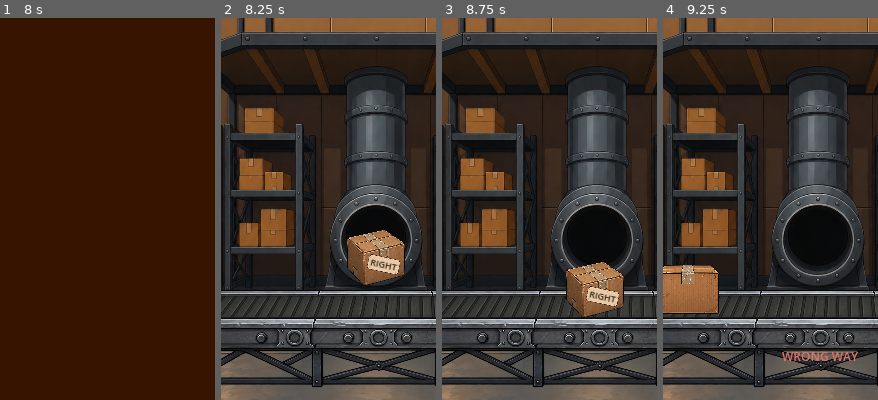
Above: before the commit, frames 1-4 (left to right).
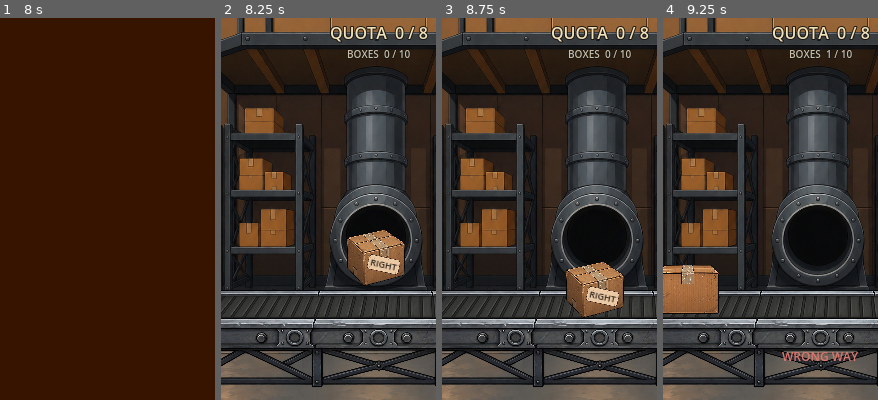
Above: after the commit, the same moments.

Repository: patrickcallahancomedy/comedian
Game: Godot game, scene res://scenes/story/opening_story.tscn
The game is run twice, just before and just after one commit, with the same random seed, the same clock (stepped at 60 frames per second) and the same inputs.
Inputs (mouse positions are % of the whole screen's width and height, from its top left):
- Up to frame 1 (8 s): click "CONTINUE" at 0.5 s; click "CONTINUE" at 1.25 s; click "CONTINUE" at 2 s; tap Enter at 2.75, 6.5 s; move the mouse to (72, 45) at 2.77 s; click (72, 45) at 2.92 s; tap Space at 3.5, 7.25 s; move the mouse to (30, 55) at 3.52 s; click (30, 55) at 3.67 s; click "CONTINUE" at 4.25 s; click "CONTINUE" at 5 s; click "CONTINUE" at 5.75 s; move the mouse to (60, 28) at 6.52 s; click (60, 28) at 6.67 s; move the mouse to (45, 70) at 7.27 s; click (45, 70) at 7.42 s
- Up to frame 2 (8.25 s): click "CLOCK IN" at 8 s
- Up to frame 3 (8.75 s): no input
- Up to frame 4 (9.25 s): click (22, 84) at 8.75 s
The pictures show only the part of the screen within x 13-63%, y 25-75%; the shares and areas given below are measured in that part.

Frame 1 is identical in both runs. In frame 2, 1.3% of the frame differs, in the area x 50-97%, y 2-11%; in frame 3, 1.3%; in frame 4, 1.2%.

Commit message:
Start quota from first box

Diff:
--- a/godot/scripts/boxes/boxes_module.gd
+++ b/godot/scripts/boxes/boxes_module.gd
@@ -48,8 +48,8 @@
 var auto_route_enabled := false
 var box_cycle_id := 0
 
-# The tutorial boxes teach the controls without pressure. After the first
-# notebook interaction, a separate live shift begins with a visible goal.
+# The quota exists from the first box. The opening boxes still teach the
+# controls safely, but they count toward the same 10-box shift the player sees.
 var shift_active := false
 var shift_finished := false
 var shift_boxes_processed := 0
@@ -71,7 +71,7 @@
 const ROUTE_DURATION := 1.0
 const BELT_SHIFT_RATIO := 0.06
 const PRACTICE_BOXES_BEFORE_THOUGHT := 3
-const SECOND_THOUGHT_AFTER_SHIFT_BOXES := 2
+const SECOND_THOUGHT_AT_SHIFT_BOX := 5
 const AUTO_ROUTE_DELAY := 2.0
 const SHIFT_QUOTA := 8
 const SHIFT_BOX_LIMIT := 10
@@ -93,8 +93,6 @@
 	_assign_destination()
 
 	route_feedback.hide()
-	quota_hud.hide()
-	shift_count_hud.hide()
 	shift_result_label.hide()
 	thought_bubble.hide()
 	notebook_overlay.hide()
@@ -114,6 +112,11 @@
 	left_hitbox.disabled = true
 	right_hitbox.disabled = true
 	notebook_hitbox.disabled = true
+
+	# The player sees the goal immediately, and the first three tutorial boxes
+	# already count toward it. Only the automatic routing pressure waits until
+	# after the notebook tutorial.
+	_start_scored_shift()
 
 	var tween = create_tween()
 	tween.tween_property(box_current, "position", box_ready_position, 0.5)
@@ -146,9 +149,9 @@
 		right_hitbox.disabled = false
 		notebook_hitbox.disabled = false
 
-	# After a couple live-shift boxes, introduce a thought while a real box is
-	# waiting. The quota and deadline continue underneath the distraction.
-	if shift_active and shift_boxes_processed >= SECOND_THOUGHT_AFTER_SHIFT_BOXES and not second_thought_shown:
+	# The second thought arrives after two pressured boxes have followed the
+	# three safe opening boxes. It cannot appear during the tutorial anymore.
+	if auto_route_enabled and shift_boxes_processed >= SECOND_THOUGHT_AT_SHIFT_BOX and not second_thought_shown:
 		second_thought_shown = true
 		_show_pressure_thought()
 
@@ -291,16 +294,15 @@
 	tween.finished.connect(_on_box_ready)
 
 
-func _start_live_shift() -> void:
+func _start_scored_shift() -> void:
 	shift_active = true
 	shift_finished = false
 	shift_boxes_processed = 0
 	shift_correct_routes = 0
-	auto_route_enabled = true
+	auto_route_enabled = false
 	_update_shift_hud()
 	quota_hud.show()
 	shift_count_hud.show()
-	_start_next_box()
 
 
 func _update_shift_hud() -> void:
@@ -475,10 +477,12 @@
 	if shift_finished:
 		return
 
-	# Resolving the first safe thought starts the actual scored shift. The quota
-	# appears now so the opening tutorial still stays clean and low-pressure.
+	# The quota has already been running since box one. Resolving the first safe
+	# thought only turns on the automatic conveyor pressure; it does not reset score.
 	if not auto_route_enabled:
-		_start_live_shift()
+		auto_route_enabled = true
+		notebook_hitbox.disabled = true
+		_start_next_box()
 		return
 
 	# During live work, never manufacture a replacement box here. The conveyor
